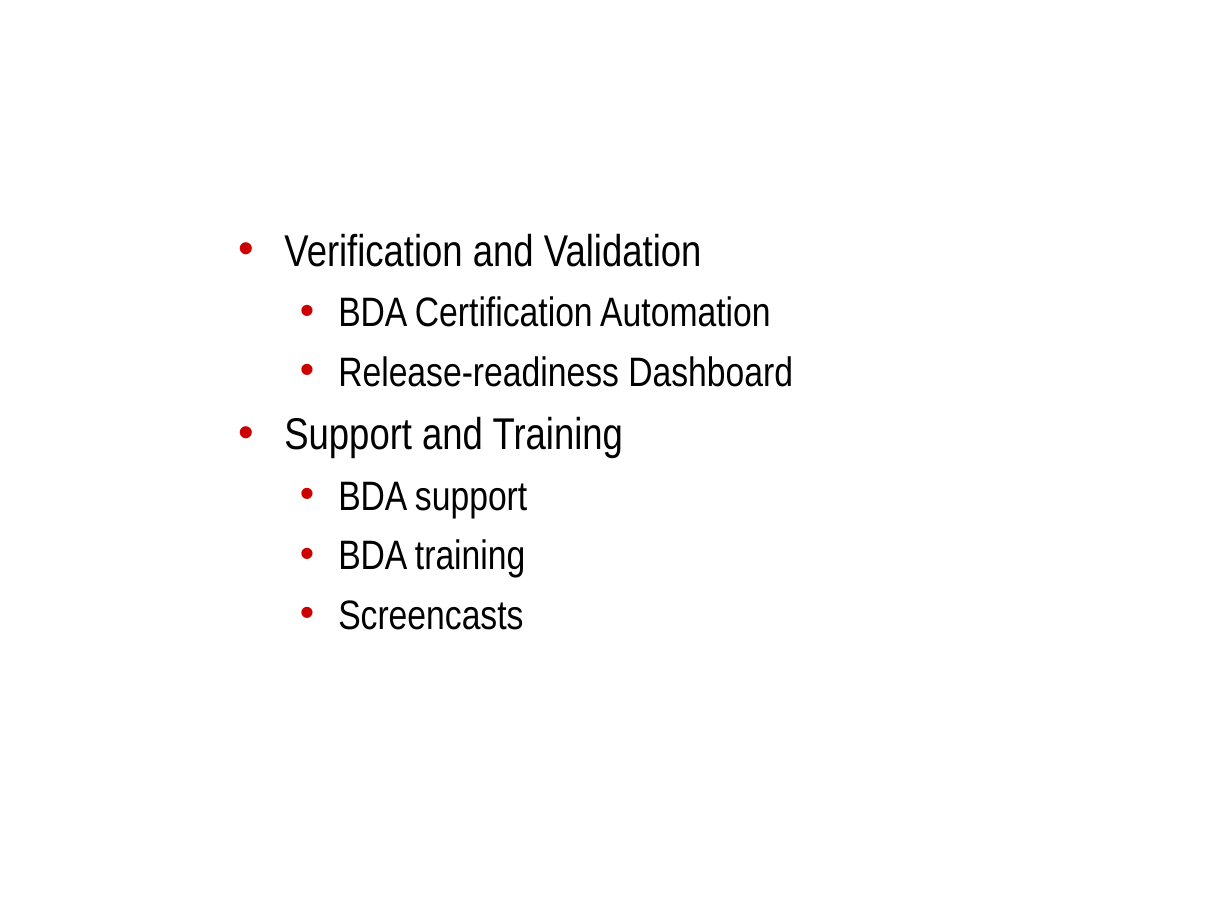
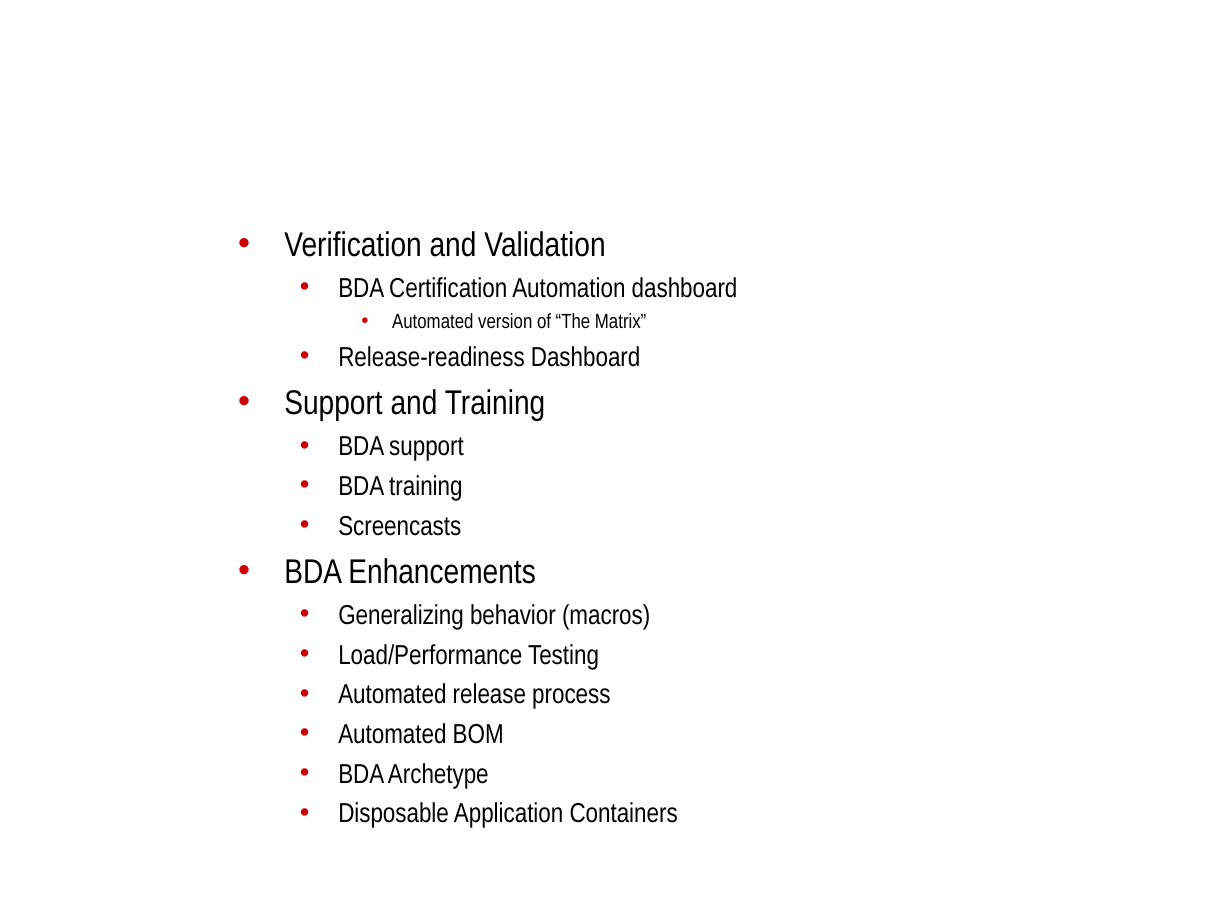
Before and after one commit to NCIP/automation, a slide deck: slide 10 of docs/roadmap/bda-rollout.ppt. Drawn at 1232x924 pixels with LibreOffice and Linux fonts; fonts in the diff are those of the drawing; background and template pictures are left out. Boxes give left, top, right and bottom in pixels: in the first picture for what was removed or moved away, otherwise in the second. Text is boxed around its words. In the diff, an @@ line names an element or a change of style, - is before the commit and + after.

```diff
--- a/docs/roadmap/bda-rollout.ppt
+++ b/docs/roadmap/bda-rollout.ppt
@@ text at box(284, 231, 640, 536): size 26 to 20 pt in "Verification and Validation", "Support and Training"; size 24 to 16 pt in "Release-readiness Dashboard", "BDA support", "BDA training", "Screencasts"; less space between paragraphs @@
@@ text at box(338, 277, 738, 329): text changed; size 24 to 16 pt @@
-  • BDA Certification Automation
+  • BDA Certification Automation dashboard
+    • Automated version of “The Matrix”
@@ text at box(284, 558, 678, 828): paragraphs added @@
+• BDA Enhancements
+  • Generalizing behavior (macros)
+  • Load/Performance Testing
+  • Automated release process
+  • Automated BOM
+  • BDA Archetype
+  • Disposable Application Containers
```
Also in this commit, not shown: 4 other slides changed, 1 slide removed, 1 other file.
